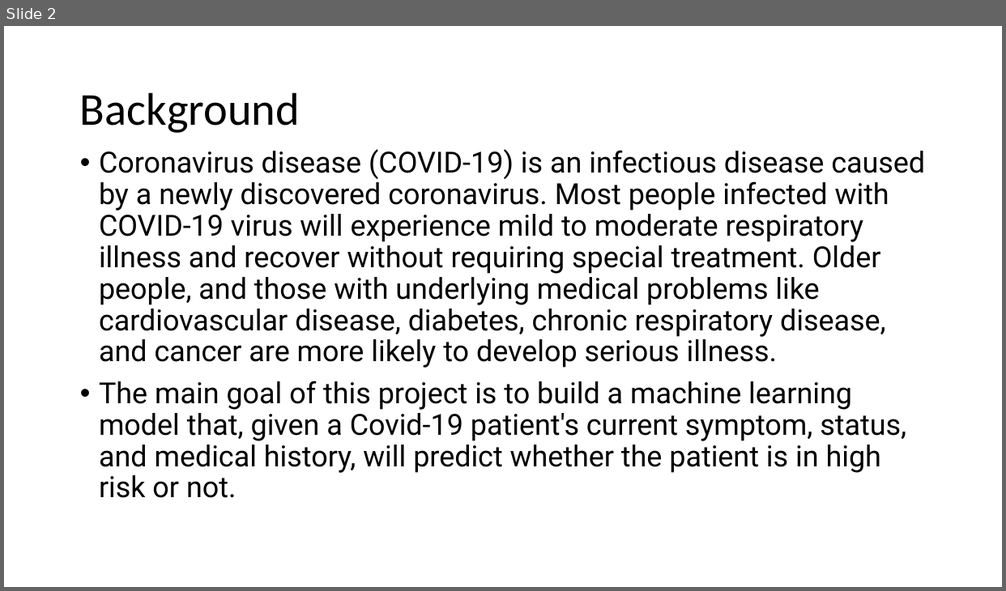
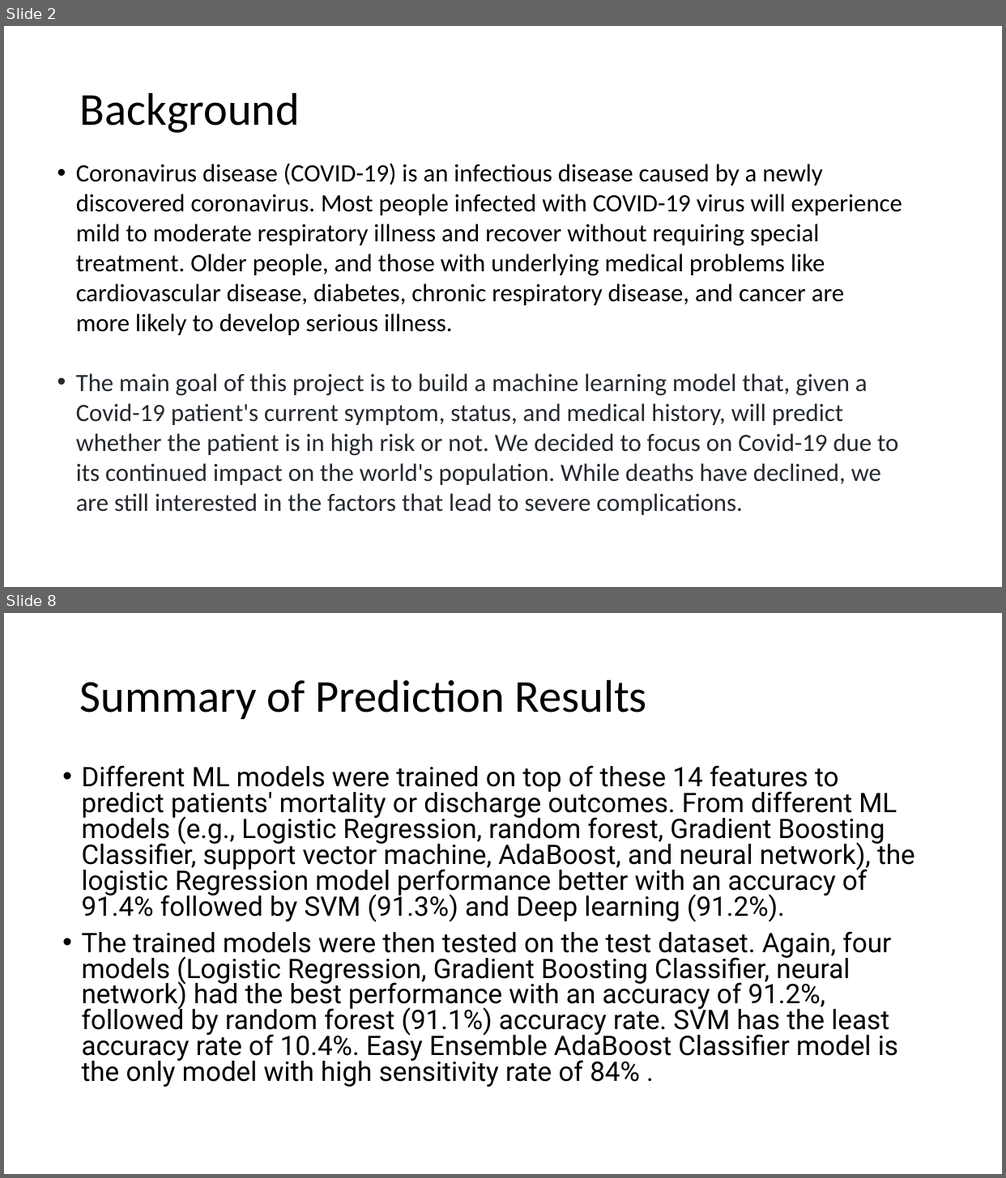
Before and after one commit to rvroomiii/group_hub, a slide deck: Covid-presentation.pptx. Shown one above the other, each under a label of ours: slide 2 before the commit, slides 2 and 8 after it; the slides between them are not shown. The pictures are 1006x591 and 1006x1178 pixels, drawn with LibreOffice and Linux fonts; fonts in the diff are those of the drawing. Boxes give left, top, right and bottom in pixels: in the first picture for what was removed or moved away, otherwise in the second. Text is boxed around its words. In the diff, an @@ line names an element or a change of style, - is before the commit and + after.

```diff
--- a/Covid-presentation.pptx
+++ b/Covid-presentation.pptx
@@ slide 8 added at box(4, 613, 1002, 1174), background #FFFFFF @@
@@ title added at box(80, 679, 647, 719), 44 pt, text #000000 @@
+Summary of Prediction Results
@@ text added at box(82, 765, 915, 1087), 25.9 pt, text #000000 @@
+• Different ML models were trained on top of these 14 features to predict patients' mortality or discharge outcomes. From different ML models (e.g., Logistic Regression, random forest, Gradient Boosting Classifier, support vector machine, AdaBoost, and neural network), the logistic Regression model performance better with an accuracy of 91.4% followed by SVM (91.3%) and Deep learning (91.2%).
+• The trained models were then tested on the test dataset. Again, four models (Logistic Regression, Gradient Boosting Classifier, neural network) had the best performance with an accuracy of 91.2%, followed by random forest (91.1%) accuracy rate. SVM has the least accuracy rate of 10.4%. Easy Ensemble AdaBoost Classifier model is the only model with high sensitivity rate of 84% .
@@ slide 2 changed as well @@
@@ text "Coronavirus disease (COVID-19) is an ...": place and size @@
-text "Coronavirus disease (COVID-19) is an ..." at box(99, 149, 925, 498)
+text "Coronavirus disease (COVID-19) is an ..." at box(76, 163, 902, 515)
@@ text at box(76, 163, 902, 335): size 28 to 24 pt, font Roboto to Calibri in "Coronavirus disease (COVID-19) is an infectious disease ..."; line spacing 0.9 to 1; less space between paragraphs @@
@@ text at box(76, 373, 898, 515): text changed; size 28 to 24 pt; font Roboto to Calibri; text colour #000000 to #24292F @@
-• The main goal of this project is to build a machine learning model that, given a Covid-19 patient's current symptom, status, and medical history, will predict whether the patient is in high risk or not.
+• The main goal of this project is to build a machine learning model that, given a Covid-19 patient's current symptom, status, and medical history, will predict whether the patient is in high risk or not. We decided to focus on Covid-19 due to its continued impact on the world's population. While deaths have declined, we are still interested in the factors that lead to severe complications.
```
Also in this commit, not shown: 4 other slides changed, 5 other slides added, 3 slides removed.
